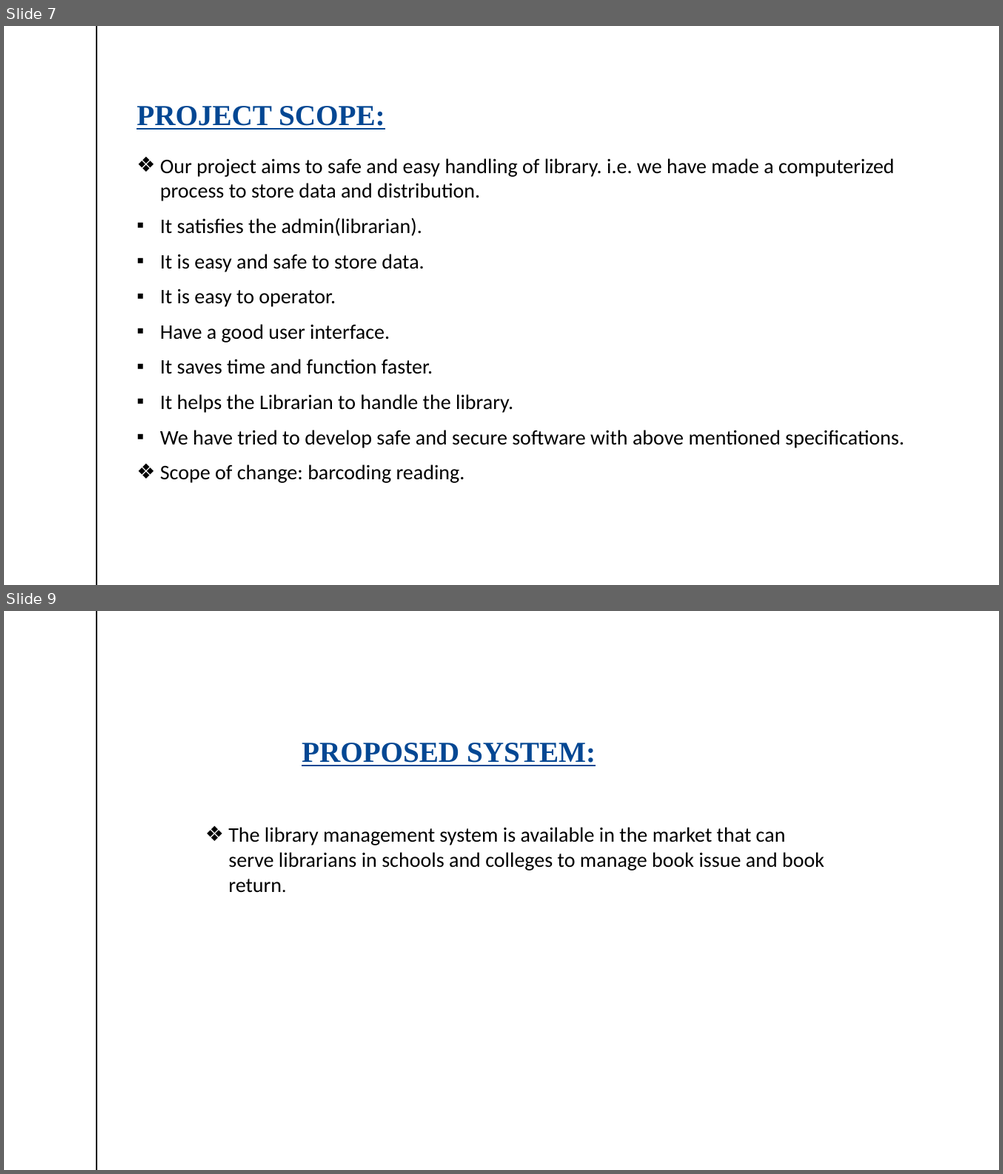
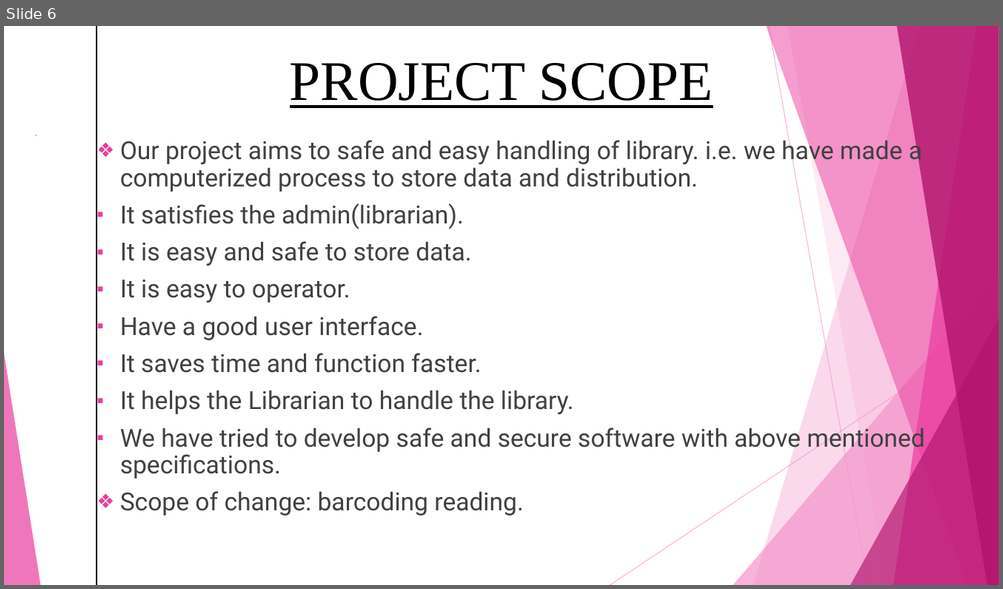
Before and after one commit to umangsaxena96/LibraryManangementSystem, a slide deck: DOCUMENTS/Library management system1.pptx. Shown one above the other, each under a label of ours: slides 7 and 9 before the commit, slide 6 after it; the slides between them are not shown. The pictures are 1003x1174 and 1003x589 pixels, drawn with LibreOffice and Linux fonts; fonts in the diff are those of the drawing. Boxes give left, top, right and bottom in pixels: in the first picture for what was removed or moved away, otherwise in the second. Text is boxed around its words. In the diff, an @@ line names an element or a change of style, - is before the commit and + after.

```diff
--- a/DOCUMENTS/Library management system1.pptx
+++ b/DOCUMENTS/Library management system1.pptx
@@ slide 9 removed at box(4, 611, 999, 1170), background #FFFFFF; not listed: 2 template elements that a slide beside it also shows @@
@@ title removed at box(301, 743, 595, 766) @@
-PROPOSED SYSTEM:
@@ text removed at box(228, 827, 824, 893) @@
-❖ The library management system is available in the market that can serve librarians in schools and colleges to manage book issue and book return.
@@ what was slide 7 is now slide 6 @@
@@ slide 6 changed as well @@
@@ text "PROJECT SCOPE" at box(290, 63, 713, 108): vertical alignment bottom to top @@
@@ text at box(290, 63, 713, 108): text changed; size 28 to 54 pt; text colour #034793 to #000000; bold off @@
-PROJECT SCOPE:
+PROJECT SCOPE
@@ text "Our project aims to safe ...": place and size @@
-text "Our project aims to safe ..." at box(160, 158, 904, 483)
+text "Our project aims to safe ..." at box(120, 137, 925, 516)
@@ text "Our project aims to safe ..." at box(120, 137, 925, 516): size 20 to 24 pt, font Calibri to Roboto, text colour #000000 to #404040; line spacing 1 to 0.9 @@
@@ group added at box(4, 26, 999, 585): 5 freeform shapes, 3 triangles, 2 lines @@
```
Also in this commit, not shown: 11 other slides changed, 1 slide added, 14 other slides removed, 14 other files.
